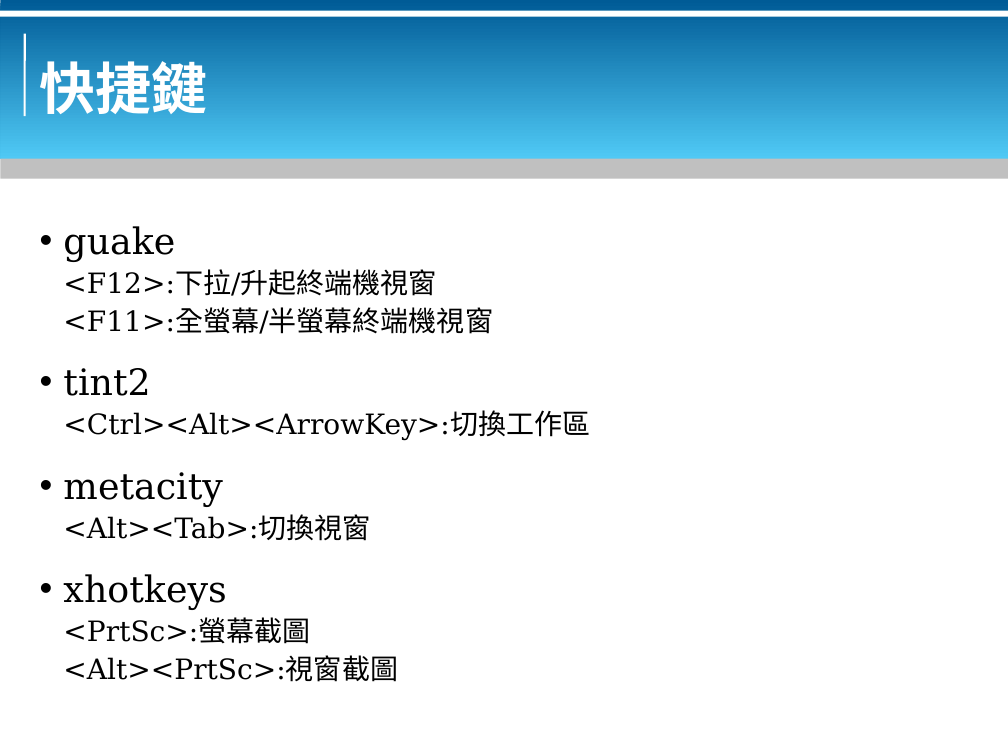
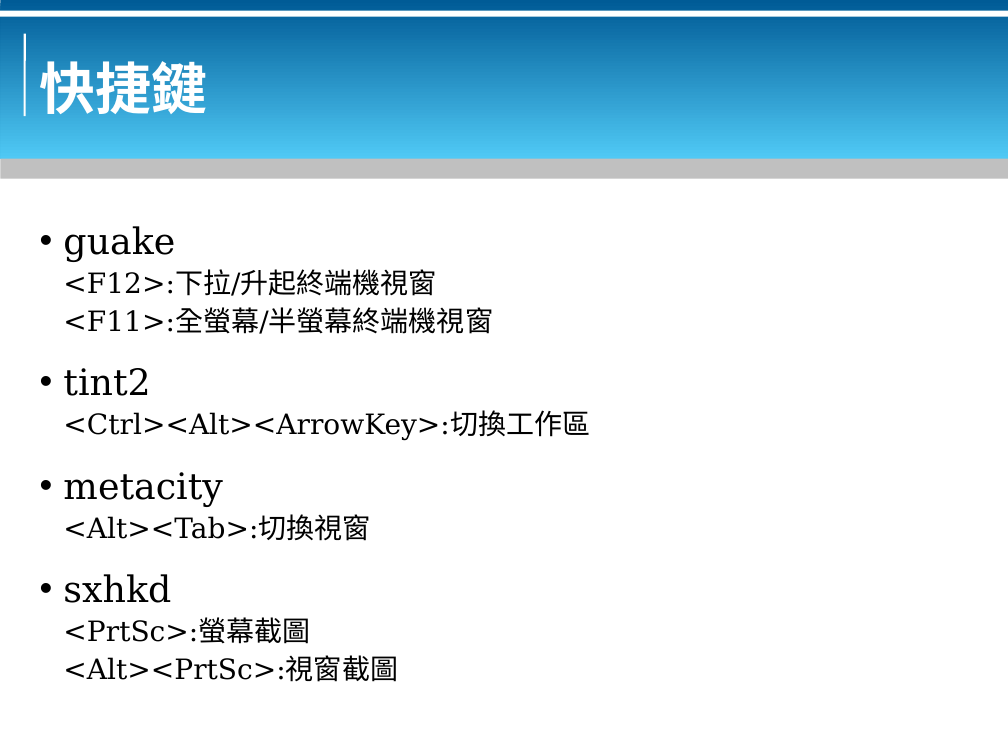
Before and after one commit to bluebat/.presentations, a slide deck: slide 6 of a-thin-and-tiny-session-for-x-window.odp. Drawn at 1008x756 pixels with LibreOffice and Linux fonts; fonts in the diff are those of the drawing; background and template pictures are left out. Boxes give left, top, right and bottom in pixels: in the first picture for what was removed or moved away, otherwise in the second. Text is boxed around its words. In the diff, an @@ line names an element or a change of style, - is before the commit and + after.

```diff
--- a/a-thin-and-tiny-session-for-x-window.odp
+++ b/a-thin-and-tiny-session-for-x-window.odp
@@ text at (x1=63, y1=574, x2=171, y2=603): text changed @@
-• xhotkeys
+• sxhkd
```
Also in this commit, not shown: 2 other slides changed, 1 other file.
